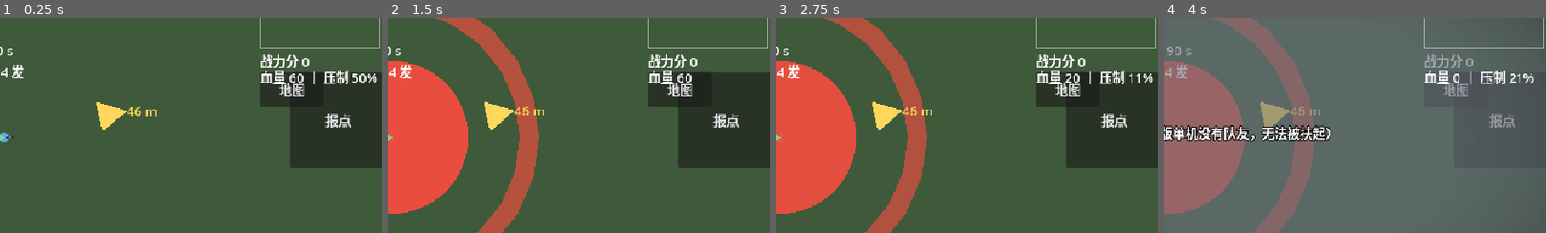
Above: before the commit, frames 1-4 (left to right).
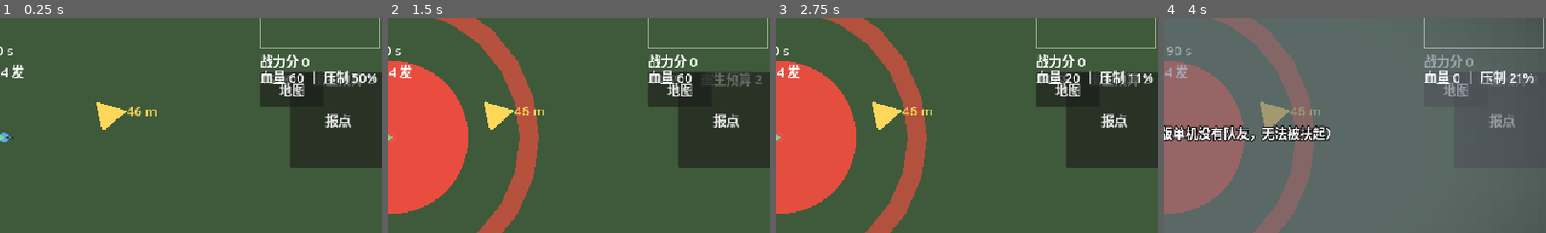
Above: after the commit, the same moments.

Repository: copperbookworm/jieyu-tactics
Game: Godot game, scene res://scenes/gameplay/Main.tscn
The game is run twice, just before and just after one commit, with the same random seed, the same clock (stepped at 60 frames per second) and the same inputs.
Inputs:
- Up to frame 1 (0.25 s): no input
- Up to frame 2 (1.5 s): click "报点" at 0.5 s; click "敌人" at 1.25 s
- Up to frame 3 (2.75 s): click "指令" at 2 s
- Up to frame 4 (4 s): click "跟我来" at 2.75 s; click "兵种" at 3.5 s
The pictures show only the part of the screen within x 50-100%, y 22-72%; the shares and areas given below are measured in that part.

The runs differ from the first frame. In frame 1, 0.4% of the frame differs, in the area x 68-98%, y 25-32%; in frame 2, 0.5%; in frame 3, 0.4%; in frame 4, less than 0.1%.

Commit message:
第四十一版 · 候选 Q：docx 5.7 完整胜负流程（计时 / 加时突然死亡 / 平局 / 重生预算）
三个常量（MATCH_DURATION 900 / OVERTIME_DURATION 180 / RESPAWN_BUDGET_MULTIPLIER 2）早就在 GameConfig，
但第一版一直是「三节点全占 / 全失」即时结算。本轮把流程真正接上：

- 新增 systems/match/MatchFlow.gd：阶段 PLAYING →（时间到且占领数持平）OVERTIME → FINISHED；
  时间到且领先/落后直接分胜负；加时＝突然死亡（占领差偏离基准即分出胜负）；加时结束仍持平 → 平局
  （match_finished("draw")，平局信誉分不变）
- 重生预算 = 进攻方人数 × 2：EventBus.player_died → 扣 1 → 够就 player.revive()，扣到 0 才判负
  （对齐 docx 5.2「重生预算耗尽是攻防失败」）
- HUD 新增战局状态行「mm:ss ｜ 重生预算 n」，加时中 / 最后 1 分钟染告警色
- 接线保持 Main ≤400：模块 _process 自走 + 自订阅 player_died，Main 只建它 + 转交 player_died（净 +1 行）；
  删掉旧的 Main._on_player_died()（它一死就判负，会绕过重生预算）→ Main 399 行，≤400 只剩 1 行余量

验收：单元 30 脚本 872 项全绿（新增 match_flow_test 27 项）；集成冒烟 205 项全绿；104 个 .gd / 15010 行。
未做：信誉分本体、5.4 攻防转换、兵棋段「每多占 1 点 = 预算 +8」、困难模式 15 分钟、装甲对抗等待 30 s、独立平局画面。

文档：本项目开发进度.txt（第四十一版，含七节 5.7 条目改为已落地）+ 解域游戏.docx（.bak82，check_office 通过）。

Diff:
--- a/scenes/gameplay/Main.gd
+++ b/scenes/gameplay/Main.gd
@@ -2,6 +2,7 @@
 
 ## 间瞄链模块用 preload（刻意不写 class_name，避免「新类未进全局类缓存」那套问题）
 const IndirectControllerScript := preload("res://scenes/gameplay/IndirectController.gd")
+const MatchFlowScript := preload("res://systems/match/MatchFlow.gd")
 ## 2026-09-30 候选 N：按职责拆出的四个 Node 子模块（同样不写 class_name，统一 preload 引用）
 const WorldSetupScript := preload("res://scenes/gameplay/WorldSetup.gd")
 const VehicleControllerScript := preload("res://scenes/gameplay/VehicleController.gd")
@@ -69,6 +70,7 @@
 
 var score := 0              # 战力分（HUD 由 HudBuilder 显示）
 var _victory := false
+var match_flow = null   # 战局流程（候选 Q）：计时 / 加时 / 平局 / 重生预算
 var _defeat := false
 
 
@@ -125,6 +127,9 @@
 	smoke_ctl = SmokeControllerScript.new()
 	smoke_ctl.name = "SmokeController"
 	add_child(smoke_ctl)
+	match_flow = MatchFlowScript.new()
+	add_child(match_flow)
+	match_flow.setup(self)
 	smoke_ctl.setup(self)
 	# HUD（含战术地图图层 / 小地图 / 任务卡片 / 报点轮盘）
 	hud = HudBuilderScript.new()
@@ -173,7 +178,7 @@
 	# 事件总线 / 玩家
 	EventBus.enemy_killed.connect(_on_enemy_killed)
 	EventBus.flag_state_changed.connect(_on_flag_state_changed)
-	EventBus.player_died.connect(_on_player_died)
+	EventBus.player_died.connect(match_flow.on_player_died)   # 候选 Q：先扣重生预算，够了就复活
 	player.ammo_changed.connect(_on_ammo_changed)
 	player.reload_started.connect(_on_reload_started)
 	player.reload_finished.connect(_on_reload_finished)
@@ -358,10 +363,6 @@
 	hud.show_victory()
 
 
-func _on_player_died() -> void:
-	_on_defeat("阵亡")
-
-
 func _on_defeat(reason: String = "防线失守") -> void:
 	if _victory or _defeat:
 		return
--- /dev/null
+++ b/systems/match/MatchFlow.gd
@@ -0,0 +1,159 @@
+extends Node
+
+## 战局流程（docx 5.7 胜负判定决策 · 确认稿）—— 候选 Q（2026-10-02）
+## ① 单局 15 分钟倒计时（MATCH_DURATION）→ 时间到按占领数分胜负；持平 → 进加时
+## ② 加时 3 分钟（OVERTIME_DURATION）**突然死亡**：占领差一旦变化，领先方立刻胜
+## ③ 加时结束仍持平 → 平局（docx：平局信誉分不变）
+## ④ 重生预算 ＝ 进攻方人数 × RESPAWN_BUDGET_MULTIPLIER：每次阵亡扣 1 并复活，
+##    扣到 0 才判负（docx 5.2：重生预算耗尽 ＝ 攻防失败，与任务结算解耦）
+##
+## 为什么单开一个模块：Main.gd 已经 398/400，所以本模块 _process 自走 + 自己订阅 EventBus，
+## Main 只负责「建它 + 把 player_died 交给它」。判定逻辑尽量做成静态纯函数，方便单测。
+## 刻意不写 class_name：引用方 preload（见 Cover.gd 头部说明）
+
+enum Phase { PLAYING, OVERTIME, FINISHED }
+
+var main = null
+var phase: int = Phase.PLAYING
+var time_left := GameConfig.MATCH_DURATION
+var budget := 0                    ## 我方重生预算
+var enemy_budget := 0              ## 敌方（第一版与对称，只为 HUD 显示）
+var outcome := ""                  ## "" 未结束 / "player" / "enemy" / "draw"
+var reason := ""
+var hold_diff := 0                 ## 加时的基准占领差（突然死亡要比它）
+
+var _our := 0
+var _their := 0
+
+
+func setup(main_node, attacker_count: int = -1) -> void:
+	main = main_node
+	var count := attacker_count if attacker_count > 0 else _count_attackers()
+	budget = GameConfig.RESPAWN_BUDGET_MULTIPLIER * count
+	enemy_budget = GameConfig.RESPAWN_BUDGET_MULTIPLIER * count
+	if EventBus != null and EventBus.has_signal("player_died"):
+		EventBus.player_died.connect(on_player_died)
+	_sync_holds()
+	_refresh()
+
+
+## 进攻方人数：玩家自己 +1，再加场上的友军（第一版没有友军就是 1）
+func _count_attackers() -> int:
+	var tree := get_tree()
+	if tree == null:
+		return 1
+	return 1 + tree.get_nodes_in_group("friendly").size()
+
+
+## 超时判定（纯函数）：我方领先 → player、落后 → enemy、持平 → ""（表示要进加时）
+static func decide_at_timeout(ours: int, theirs: int) -> String:
+	if ours > theirs:
+		return "player"
+	if theirs > ours:
+		return "enemy"
+	return ""
+
+
+## 突然死亡判定（纯函数）：占领差与基准相同 → ""（继续）；变了 → 领先方胜
+static func sudden_death_winner(baseline: int, ours: int, theirs: int) -> String:
+	var diff := ours - theirs
+	if diff == baseline:
+		return ""
+	return "player" if diff > baseline else "enemy"
+
+
+## 剩余时间文案（纯函数）：mm:ss，加时加前缀
+static func time_text(seconds: float, overtime: bool = false) -> String:
+	var total := int(ceilf(maxf(seconds, 0.0)))
+	return "%s%02d:%02d" % ["加时 " if overtime else "", total / 60, total % 60]
+
+
+func _process(delta: float) -> void:
+	if phase == Phase.FINISHED:
+		return
+	time_left = maxf(time_left - delta, 0.0)
+	if time_left <= 0.0:
+		_on_clock_zero()
+	_sync_holds()
+	_refresh()
+
+
+func _on_clock_zero() -> void:
+	if phase == Phase.PLAYING:
+		var decided := decide_at_timeout(_our, _their)
+		if decided == "":
+			phase = Phase.OVERTIME
+			time_left = GameConfig.OVERTIME_DURATION
+			hold_diff = _our - _their
+			_hint("超时仍未分胜负 —— 进入加时 3 分钟（突然死亡）")
+			_refresh()
+			return
+		_finish(decided, "时间到：占领数 %d : %d" % [_our, _their])
+		return
+	_finish("draw", "加时结束仍未分胜负")
+
+
+func _sync_holds() -> void:
+	if main == null or main.capture_zones == null:
+		return
+	_our = 0
+	_their = 0
+	for zone in main.capture_zones:
+		if zone.state == CaptureZone.State.BLUE:
+			_our += 1
+		elif zone.state == CaptureZone.State.RED:
+			_their += 1
+	if phase == Phase.OVERTIME:
+		var winner := sudden_death_winner(hold_diff, _our, _their)
+		if winner != "":
+			_finish(winner, "加时突然死亡：占领数变化到 %d : %d" % [_our, _their])
+
+
+## EventBus.player_died 的落点（Main 转交给本模块）：扣预算 → 复活 或 判负
+func on_player_died() -> void:
+	if phase == Phase.FINISHED:
+		return
+	budget -= 1
+	if budget > 0:
+		if main != null and main.player != null:
+			main.player.revive()
+		_hint("阵亡 —— 重生预算 -1（剩 %d）" % budget)
+		_refresh()
+		return
+	_finish("enemy", "重生预算耗尽")
+
+
+func _finish(who: String, why: String) -> void:
+	if phase == Phase.FINISHED:
+		return
+	phase = Phase.FINISHED
+	outcome = who
+	reason = why
+	_refresh()
+	if main == null:
+		return
+	if who == "player":
+		main._on_victory()
+	elif who == "enemy":
+		main._on_defeat(why)
+	else:
+		# 平局不能走 _on_defeat：那会把结局说成 enemy。这里直接落 Main 的结束闸门 + 文案，
+		# 并广播 match_finished("draw")，让音频 / 任务按「平局」处理（docx：平局信誉分不变）。
+		main._defeat = true
+		if main.hud != null:
+			main.hud.show_defeat("平局：%s（信誉分不变）" % why)
+		if EventBus != null and EventBus.has_signal("match_finished"):
+			EventBus.match_finished.emit("draw")
+
+
+func _hint(text: String) -> void:
+	if main != null and main.hud != null:
+		main.hud.show_hint(text)
+
+
+func _refresh() -> void:
+	if main == null or main.hud == null:
+		return
+	main.hud.set_match_status("%s ｜ 重生预算 %d" % [
+			time_text(time_left, phase == Phase.OVERTIME), budget],
+			phase == Phase.OVERTIME or time_left <= 60.0)
--- /dev/null
+++ b/test/match_flow_test.gd
@@ -0,0 +1,90 @@
+@tool
+extends EditorScript
+
+## 战局流程测试（候选 Q，docx 5.7 胜负判定决策确认稿）
+## 运行：脚本编辑器打开本文件 → 文件 → 运行；或 godot --headless --script res://tools/run_tests_headless.gd
+
+const MatchFlowScript := preload("res://systems/match/MatchFlow.gd")
+
+var _passed := 0
+var _failed := 0
+
+
+func _run() -> void:
+	_test_time_text()
+	_test_timeout_decision()
+	_test_sudden_death()
+	_test_clock_phases()
+	_test_respawn_budget()
+	print("—— 通过 %d 项 / 失败 %d 项 ——" % [_passed, _failed])
+	if _failed > 0:
+		print("！！ 有 %d 项失败，往上翻看期望与实际" % _failed)
+
+
+func _check(title: String, actual: Variant, expected: Variant) -> void:
+	if actual == expected:
+		_passed += 1
+		print("[OK]   %s" % title)
+	else:
+		_failed += 1
+		print("[FAIL] %s  期望=%s 实际=%s" % [title, str(expected), str(actual)])
+
+
+func _check_true(title: String, condition: bool) -> void:
+	_check(title, condition, true)
+
+
+func _test_time_text() -> void:
+	_check("时间文案：15 分钟 → 15:00", MatchFlowScript.time_text(900.0), "15:00")
+	_check("时间文案：加时前缀", MatchFlowScript.time_text(180.0, true), "加时 03:00")
+	_check("时间文案：归零", MatchFlowScript.time_text(0.0), "00:00")
+	_check("时间文案：不足 1 s 也显示 00:01（向上取整）",
+			MatchFlowScript.time_text(0.4), "00:01")
+
+
+func _test_timeout_decision() -> void:
+	_check("超时判定：我方领先 → 胜", MatchFlowScript.decide_at_timeout(3, 1), "player")
+	_check("超时判定：落后 → 负", MatchFlowScript.decide_at_timeout(1, 3), "enemy")
+	_check("超时判定：持平 → 进加时（空串）", MatchFlowScript.decide_at_timeout(2, 2), "")
+
+
+func _test_sudden_death() -> void:
+	_check("突然死亡：占领差没变 → 继续", MatchFlowScript.sudden_death_winner(0, 2, 2), "")
+	_check("突然死亡：我方拿到领先 → 胜", MatchFlowScript.sudden_death_winner(0, 3, 2), "player")
+	_check("突然死亡：敌方拿到领先 → 负", MatchFlowScript.sudden_death_winner(0, 2, 3), "enemy")
+	_check("突然死亡：从落后追平也算变化", MatchFlowScript.sudden_death_winner(-1, 2, 2), "player")
+
+
+func _test_clock_phases() -> void:
+	var flow = MatchFlowScript.new()
+	flow.setup(null, 3)      # 3 人 ⇒ 预算 6
+	_check("开局：阶段 = 进行中", flow.phase, MatchFlowScript.Phase.PLAYING)
+	_check("开局：倒计时 = 15 分钟", flow.time_left, GameConfig.MATCH_DURATION)
+	_check("开局：重生预算 = 人数 3 × 2", flow.budget, 6)
+	flow._process(GameConfig.MATCH_DURATION - 1.0)
+	_check("走完 14:59 仍在进行中", flow.phase, MatchFlowScript.Phase.PLAYING)
+	flow._process(2.0)
+	_check("时间到且 0:0 → 进加时", flow.phase, MatchFlowScript.Phase.OVERTIME)
+	_check("加时倒计时 = 3 分钟", flow.time_left, GameConfig.OVERTIME_DURATION)
+	flow._process(GameConfig.OVERTIME_DURATION + 1.0)
+	_check("加时走完仍 0:0 → 平局", flow.outcome, "draw")
+	_check("平局后阶段 = 已结束", flow.phase, MatchFlowScript.Phase.FINISHED)
+	flow._process(10.0)
+	_check("结束后时间停在 0（不会再计时）", flow.time_left, 0.0)
+	flow.free()
+
+
+func _test_respawn_budget() -> void:
+	var flow = MatchFlowScript.new()
+	flow.setup(null, 1)      # 1 人 ⇒ 预算 2
+	_check("预算：1 人 ⇒ 2", flow.budget, 2)
+	flow.on_player_died()
+	_check("第一次阵亡：预算扣 1", flow.budget, 1)
+	_check("第一次阵亡：还没判负（可以复活）", flow.phase, MatchFlowScript.Phase.PLAYING)
+	_check("第一次阵亡：结局仍为空", flow.outcome, "")
+	flow.on_player_died()
+	_check("第二次阵亡：预算归零 → 判负", flow.outcome, "enemy")
+	_check("判负原因 = 重生预算耗尽", flow.reason, "重生预算耗尽")
+	flow.on_player_died()
+	_check("已结束后再阵亡不会重复结算", flow.budget, 0)
+	flow.free()
--- a/ui/HudBuilder.gd
+++ b/ui/HudBuilder.gd
@@ -34,6 +34,8 @@
 var vignette: TextureRect = null
 var hint_label: Label = null
 var score_label: Label = null
+## 战局状态（剩余时间 / 加时 / 重生预算，候选 Q）
+var match_label: Label = null
 var capture_hud: Label = null
 var quest_card: QuestCard = null
 var mark_wheel: MarkWheel = null
@@ -123,6 +125,12 @@
 	score_label.name = "Score"
 	score_label.position = Vector2(GameConfig.VIEWPORT_WIDTH - 158.0, 8.0 + 150.0 + 4.0)
 	layer.add_child(score_label)
+
+	# 战局状态行（候选 Q，docx 5.7）：剩余时间 + 加时提示 + 重生预算
+	match_label = Label.new()
+	match_label.name = "MatchClock"
+	match_label.position = Vector2(GameConfig.VIEWPORT_WIDTH - 158.0, 8.0 + 150.0 + 26.0)
+	layer.add_child(match_label)
 	update_score(main.score)
 
 	capture_hud = Label.new()
@@ -363,6 +371,15 @@
 		score_label.text = "战力分 %d" % score
 
 
+## 战局状态行（候选 Q）：urgent = 加时中 / 最后 1 分钟，染成告警色
+func set_match_status(text: String, urgent: bool = false) -> void:
+	if match_label == null:
+		return
+	match_label.text = text
+	match_label.add_theme_color_override("font_color",
+			Color("ff6b5a") if urgent else Color(0.85, 0.88, 0.85))
+
+
 func update_capture() -> void:
 	if capture_hud == null or main == null:
 		return
Not shown, changed: 本项目开发进度.txt
Not shown, added: 本项目开发进度.txt.bak-20261002-q-post
